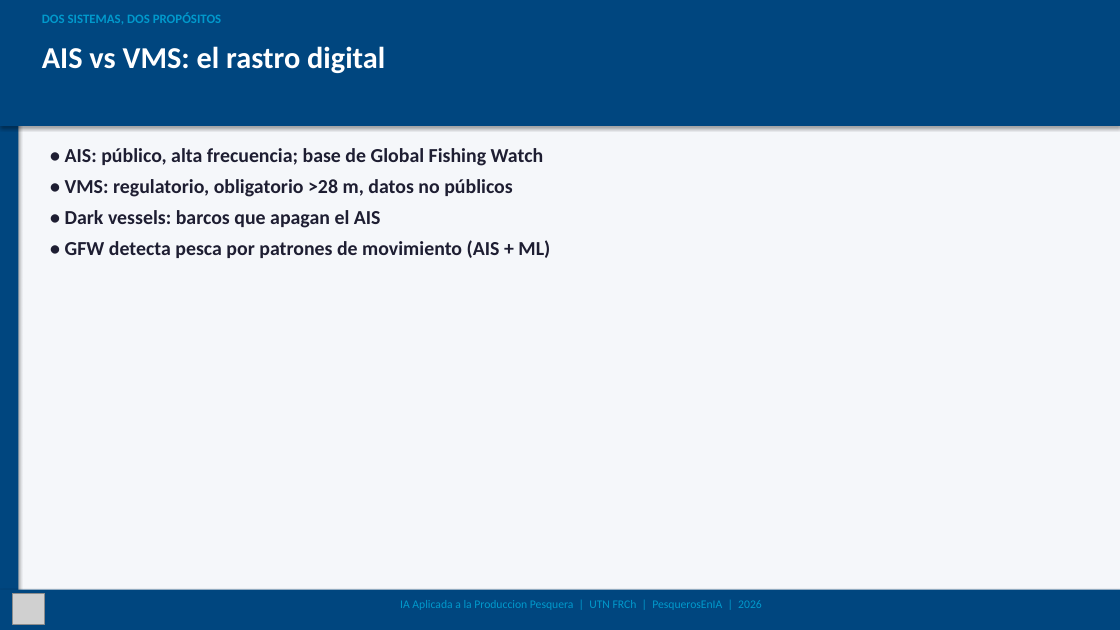
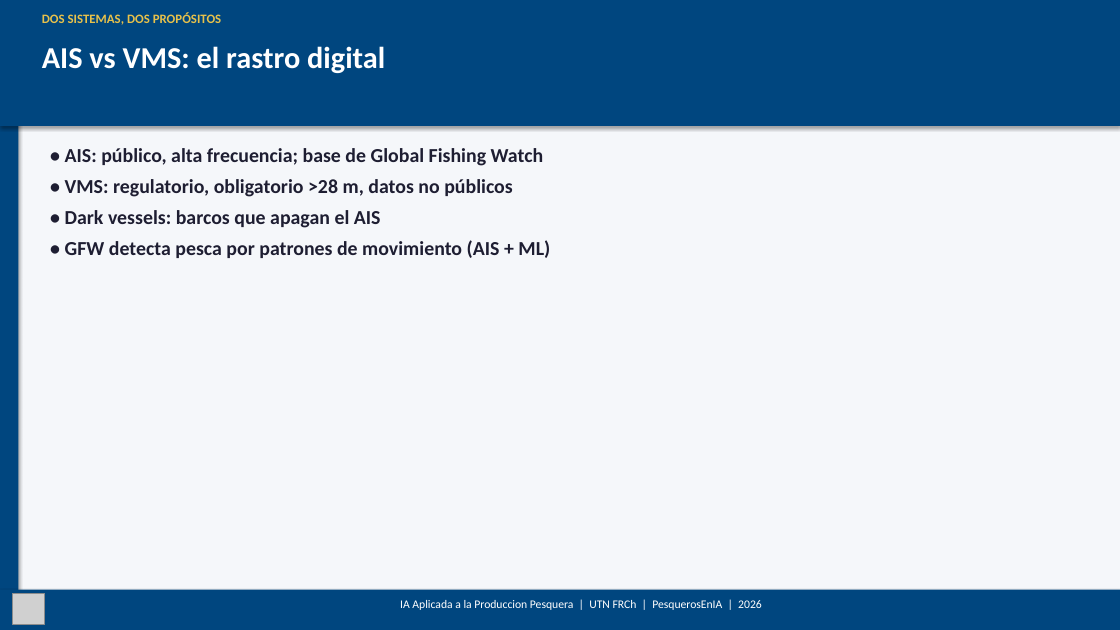
Before and after one commit to PesquerosEnIA/curso-ia-produccion-pesquera, a slide deck: slide 5 of clase_04_datos_sensores/slides/slides_clase04_intermedio.pptx. Drawn at 1120x630 pixels with LibreOffice and Linux fonts; fonts in the diff are those of the drawing; grey boxes stand for pictures. Boxes give left, top, right and bottom in pixels: in the first picture for what was removed or moved away, otherwise in the second. Text is boxed around its words. In the diff, an @@ line names an element or a change of style, - is before the commit and + after.

```diff
--- a/clase_04_datos_sensores/slides/slides_clase04_intermedio.pptx
+++ b/clase_04_datos_sensores/slides/slides_clase04_intermedio.pptx
@@ text "DOS SISTEMAS, DOS PROPÓSITOS" at <box>42,12,221,25</box>: text colour #0099CC to #E7C14B @@
@@ text "IA Aplicada a la Produccion ..." at <box>400,600,762,610</box>: text colour #0099CC to #FFFFFF @@
```
Also in this commit, not shown: 7 other slides changed, 26 other files.
